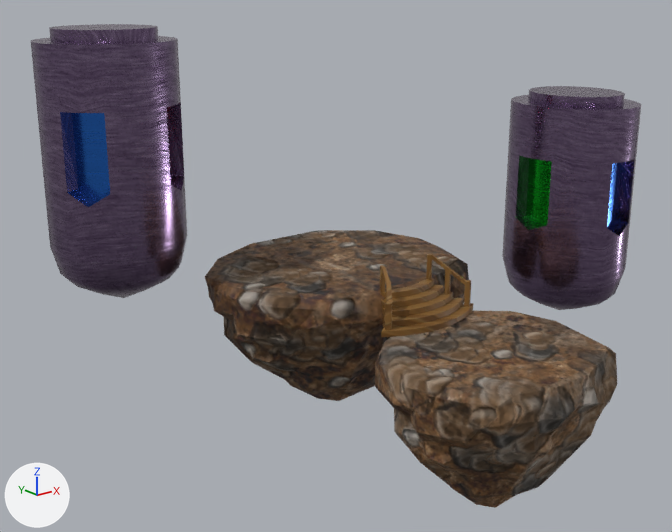
An edit to the glTF model src/worlds/_b_LandingHub/assets/models/world_0/world_0.gltf, drawn before and after from the same camera.
Camera for both pictures: a 50 mm lens placed at (-24.5, -20.5, 13.2), pointed at (-2.1, 7.4, 2.0). Arrows for +X, +Y and +Z are at lower left; the lights stay in place. Where no turn or scale is listed for an object, it has been applied to the vertices. Vertices at the same position are counted once.
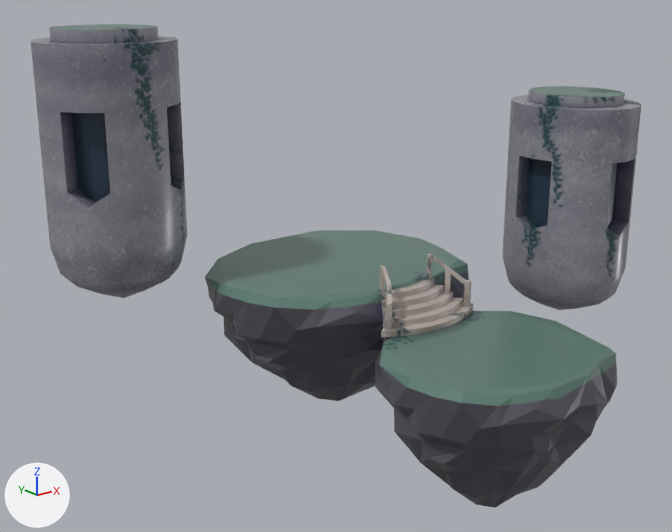
The newer file is also rescaled (x1.016), turned or shifted as a whole; pictures and numbers use the older file's frame.

Boxes (x1, y1, x2, y2) around the edits, measured in the pictures (672 x 532 px):
'pCylinder4', recoloured, surface changed (purple to grey): (31, 24, 187, 295) in both
'polySurface1', recoloured, surface changed: (375, 311, 617, 508) in both
'polySurface2', recoloured, surface changed: (205, 230, 469, 401) in both
'pPlane1', recoloured (brown to grey): (380, 254, 473, 337) in both
part 1 of me_mesh_016, surface changed (purple to grey): (31, 24, 187, 298) in both
part 2 of me_mesh_017, surface changed (purple to grey): (502, 86, 641, 309) in both
part 3 of me_mesh_017, recoloured (purple to grey): (562, 94, 625, 108) in both

Patch to the scene script:
```diff
--- a/src/worlds/_b_LandingHub/assets/models/world_0/world_0.gltf.py
+++ b/src/worlds/_b_LandingHub/assets/models/world_0/world_0.gltf.py
@@ mat_standardsurface1 @@
+mat_standardsurface1 = bpy.data.materials.new('standardSurface1')
+# uses the picture img_hubenv_standardsurface1_basecolor
+# uses the picture img_hubenv_standardsurface1_roughness
@@ me_mesh_009 @@
 me_mesh_009.from_pydata(...)  # 177 vertices, 350 faces; spans x -4.46..4.21, y -3.32..4.76, z -5.82..0.12
-me_mesh_009.materials.append(mat_rock_mat_001)
+# me_mesh_009 part 4: texture (UV) coordinates of 350 of 350 faces, centred in x -4.43..4.18, y -3.16..4.63, z -5.74..0.11, changed; they spanned u 0.36..0.77, v 0.72..0.99 and now span u 0.34..0.74, v 0.02..0.6
+me_mesh_009.materials.append(mat_standardsurface1)
@@ me_mesh_010 @@
 me_mesh_010.from_pydata(...)  # 532 vertices, 1076 faces; spans x -2.51..2.51, y -1.43..1.01, z -0.71..1.53
-me_mesh_010.materials.append(mat_bridge_mat_001)
+me_mesh_010.materials.append(mat_standardsurface1)
@@ me_mesh_011 @@
 me_mesh_011.from_pydata(...)  # 177 vertices, 350 faces; spans x -5.8..5.63, y -4.63..5.24, z -3.21..2.72
-me_mesh_011.materials.append(mat_rock_mat_001)
+# me_mesh_011 part 5: texture (UV) coordinates of 350 of 350 faces, centred in x -5.76..5.6, y -4.44..5.08, z -3.13..2.72, changed; they spanned u 0.02..0.35, v 0.74..0.99 and now span u 0.0..0.39, v 0.0..0.72
+me_mesh_011.materials.append(mat_standardsurface1)
@@ me_mesh_016 @@
 me_mesh_016.from_pydata(...)  # 208 vertices, 408 faces; spans x -2.73..2.74, y -2.76..2.68, z -6.09..4.75
-me_mesh_016.materials.append(mat_pod_mat_001)
+# me_mesh_016 part 1: texture (UV) coordinates of 408 of 408 faces, centred in x -2.72..2.72, y -2.75..2.67, z -5.74..4.75, changed; they spanned u 0.43..0.97, v 0.02..0.52 and now span u 0.49..0.99, v 0.27..0.98
+me_mesh_016.materials.append(mat_standardsurface1)
@@ me_mesh_017 @@
-me_mesh_017.from_pydata(...)  # 208 vertices, 408 faces; spans x -2.44..2.5, y -2.81..2.75, z -5.49..4.29
+me_mesh_017.from_pydata(...)  # 207 vertices, 388 faces; spans x -2.44..2.5, y -2.81..2.75, z -5.49..4.29
+# me_mesh_017 part 2: 374 kept faces spanning x -2.44..2.5, y -2.81..2.75, z -5.49..4.29 get new texture (UV) coordinates
+# me_mesh_017 part 3: 388 faces spanning x -2.44..2.5, y -2.81..2.75, z -5.49..4.29 switch from mat_pod_mat_001 to mat_standardsurface1
```
